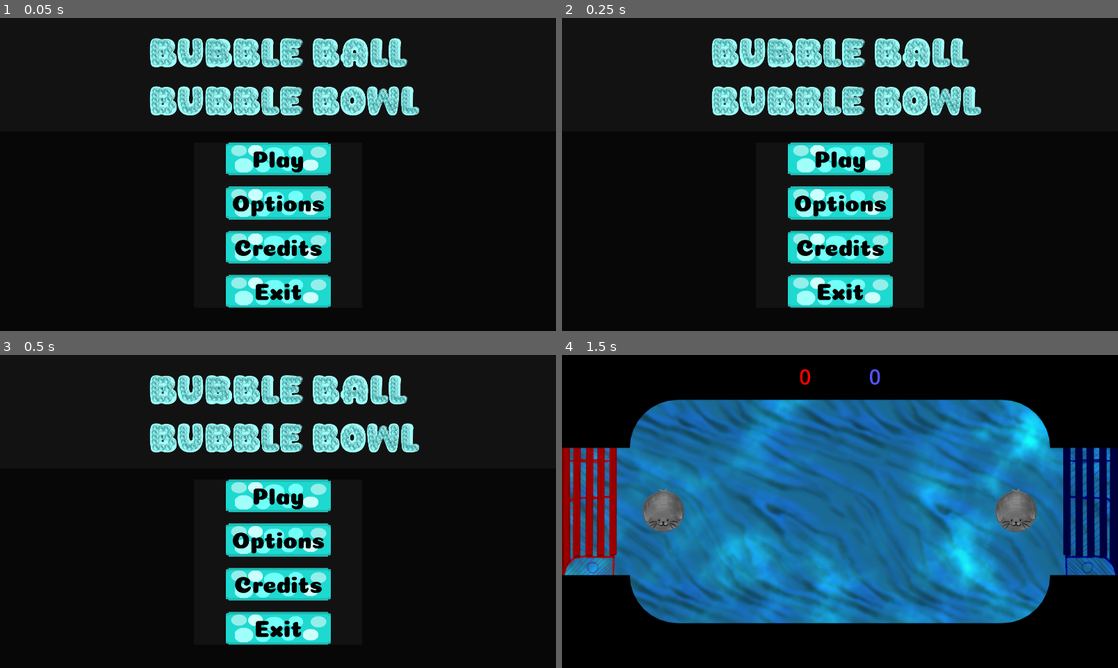
Above: before the commit, frames 1-4 (two rows, left to right).
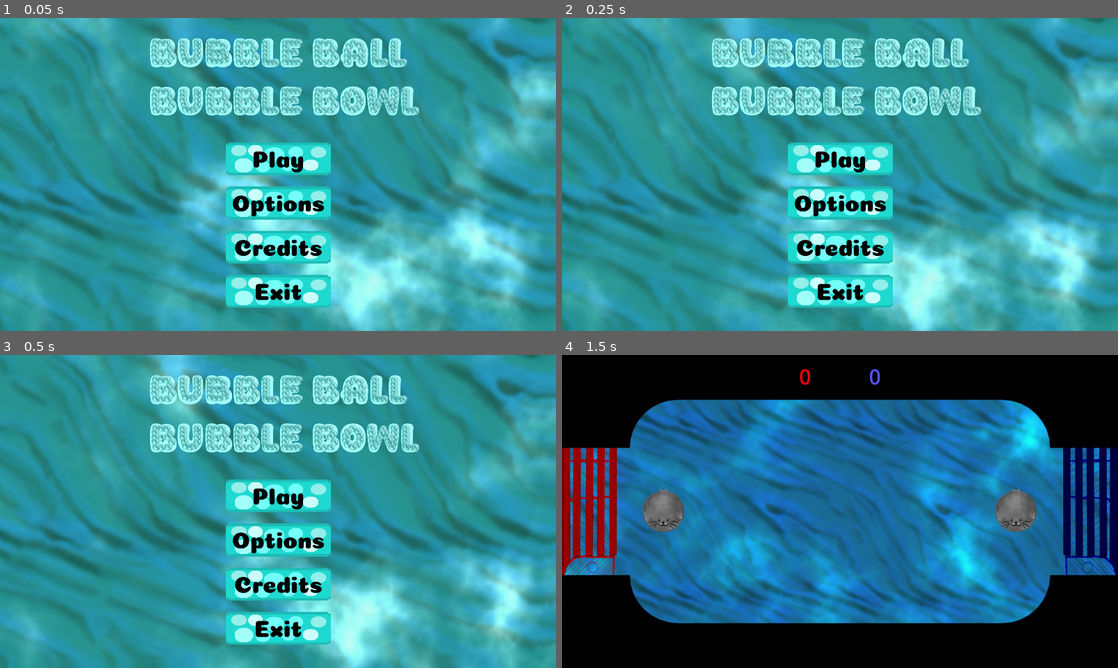
Above: after the commit, the same moments.

Repository: corpusCallosotomy/BubbleBowl
Game: Godot game, scene res://scenes/screens/menus/TitleScreen.tscn
Two runs of this game, one before a commit and one after it. Both use one fixed random seed, a clock stepped at 60 frames per second and the inputs below. The engine's default icon, where the game draws it, is replaced by a stand-in: a white triangle on a blue panel in a dark square.
Inputs:
- Up to frame 1 (0.05 s): no input
- Up to frame 2 (0.25 s): no input
- Up to frame 3 (0.5 s): no input
- Up to frame 4 (1.5 s): click "Play" at 0.5 s; click "PLAY!" at 1.25 s

The runs differ from the first frame. In frame 1, 86% of the frame differs, in the area x 0-100%, y 0-100%; in frame 2, 86%; in frame 3, 86%; in frame 4, nothing differs.

Commit message:
main menu water

Diff:
--- /dev/null
+++ b/VFX/Main_Menu_VFX.gdshader
@@ -0,0 +1,19 @@
+shader_type canvas_item;
+uniform sampler2D SCREEN_TEXTURE : hint_screen_texture, filter_linear_mipmap;
+uniform sampler2D noise1 : repeat_enable;
+uniform sampler2D noise2 : repeat_enable;
+uniform vec2 scroll1 = vec2(0.05, 0.05);
+uniform vec2 scroll2 = vec2(-0.05, -0.05);
+uniform float distortion_strength : hint_range(-1,1) = 0.2;
+uniform vec4 tone_color : source_color;
+uniform vec4 top_color : source_color;
+uniform float light_start : hint_range(0.0, 1.0) = 0.275;
+uniform float light_end : hint_range(0.0, 1.0) = 0.4;
+
+void fragment() {
+	float depth = texture(noise1, UV + scroll1 * TIME).r * texture(noise2, UV + scroll2 * TIME).r;
+	vec4 screen_col = texture(SCREEN_TEXTURE, SCREEN_UV + distortion_strength * vec2(depth));
+	vec4 top_light = smoothstep(light_start, light_end, depth) * top_color;
+	COLOR = screen_col * tone_color + top_light;
+	COLOR.a = 0.9;
+}
--- a/scenes/screens/menus/TitleScreen.tscn
+++ b/scenes/screens/menus/TitleScreen.tscn
@@ -1,5 +1,6 @@
-[gd_scene load_steps=16 format=3 uid="uid://cblvjtwmofbld"]
-
+[gd_scene load_steps=24 format=3 uid="uid://cblvjtwmofbld"]
+
+[ext_resource type="Texture2D" uid="uid://qoo2rshqtl53" path="res://VFX/Sand_Texture_V2.png" id="1_8ghdk"]
 [ext_resource type="Texture2D" uid="uid://dkjk3h12fvdvm" path="res://art/UI/Button_Base.png" id="1_t06hj"]
 [ext_resource type="Script" path="res://scripts/menu_scripts/sceneSwitchButton.gd" id="2_32q7n"]
 [ext_resource type="Texture2D" uid="uid://ceuq8byybh1mb" path="res://art/UI/Buttons/Finished_Button_With_Circles_Darkened.png" id="2_i22td"]
@@ -9,6 +10,36 @@
 [ext_resource type="StyleBox" uid="uid://bos66wfdey6cp" path="res://scenes/screens/menus/ButtonHover.tres" id="6_klkbi"]
 [ext_resource type="StyleBox" uid="uid://5qf2uatyrts4" path="res://scenes/screens/menus/Button.tres" id="7_5adjp"]
 [ext_resource type="AudioStream" uid="uid://dwtteyw2sn21a" path="res://audio/sfx/ui/UI_Select.wav" id="7_qg75e"]
+[ext_resource type="Shader" path="res://VFX/Main_Menu_VFX.gdshader" id="8_kudiv"]
+[ext_resource type="Texture2D" uid="uid://blqc01j3w6hci" path="res://icon.svg" id="9_4gpsr"]
+
+[sub_resource type="FastNoiseLite" id="FastNoiseLite_ggl45"]
+noise_type = 2
+seed = 1
+frequency = 0.04
+
+[sub_resource type="NoiseTexture2D" id="NoiseTexture2D_16rmy"]
+seamless = true
+noise = SubResource("FastNoiseLite_ggl45")
+
+[sub_resource type="FastNoiseLite" id="FastNoiseLite_6f6ms"]
+noise_type = 2
+
+[sub_resource type="NoiseTexture2D" id="NoiseTexture2D_e412v"]
+seamless = true
+noise = SubResource("FastNoiseLite_6f6ms")
+
+[sub_resource type="ShaderMaterial" id="ShaderMaterial_2yjpo"]
+shader = ExtResource("8_kudiv")
+shader_parameter/scroll1 = Vector2(0.01, 0.01)
+shader_parameter/scroll2 = Vector2(-0.05, -0.05)
+shader_parameter/distortion_strength = 0.132
+shader_parameter/tone_color = Color(0.0576, 0.59904, 0.96, 1)
+shader_parameter/top_color = Color(1, 1, 1, 1)
+shader_parameter/light_start = 0.212
+shader_parameter/light_end = 1.0
+shader_parameter/noise1 = SubResource("NoiseTexture2D_16rmy")
+shader_parameter/noise2 = SubResource("NoiseTexture2D_e412v")
 
 [sub_resource type="StyleBoxTexture" id="StyleBoxTexture_di763"]
 texture = ExtResource("2_i22td")
@@ -38,6 +69,23 @@
 
 [node name="CanvasLayer" type="CanvasLayer" parent="."]
 
+[node name="TextureRect" type="TextureRect" parent="CanvasLayer"]
+offset_left = -477.0
+offset_top = -632.0
+offset_right = 4523.0
+offset_bottom = 3368.0
+scale = Vector2(0.5, 0.5)
+pivot_offset = Vector2(500, 500)
+texture = ExtResource("1_8ghdk")
+expand_mode = 1
+stretch_mode = 1
+
+[node name="Water" type="Sprite2D" parent="CanvasLayer/TextureRect"]
+material = SubResource("ShaderMaterial_2yjpo")
+position = Vector2(832, 960)
+scale = Vector2(100, 100)
+texture = ExtResource("9_4gpsr")
+
 [node name="BG" type="ColorRect" parent="CanvasLayer"]
 z_index = -1
 anchors_preset = 15
@@ -45,9 +93,10 @@
 anchor_bottom = 1.0
 grow_horizontal = 2
 grow_vertical = 2
-color = Color(0.0295066, 0.0295066, 0.0295066, 1)
+color = Color(0.916999, 0.744031, 0.506993, 1)
 
 [node name="Title" type="Panel" parent="CanvasLayer"]
+self_modulate = Color(1, 1, 1, 0)
 anchors_preset = 10
 anchor_right = 1.0
 offset_bottom = 392.0
@@ -85,6 +134,7 @@
 text = "[center]The Biannual Birmingham Double Bubble Bubble Ball Bubble Bowl[/center]"
 
 [node name="ButtonMenu" type="Panel" parent="CanvasLayer"]
+self_modulate = Color(1, 1, 1, 0)
 anchors_preset = 7
 anchor_left = 0.5
 anchor_top = 1.0
@@ -117,6 +167,7 @@
 layout_mode = 2
 size_flags_vertical = 3
 theme_override_colors/font_hover_pressed_color = Color(0, 0, 0.443137, 1)
+theme_override_colors/font_hover_color = Color(0, 0, 0.443137, 1)
 theme_override_colors/font_color = Color(0, 0, 0, 1)
 theme_override_fonts/font = ExtResource("2_yqd12")
 theme_override_font_sizes/font_size = 80
Not shown: 2 places in scenes/screens/arena/arena.tscn that only renumber resources
